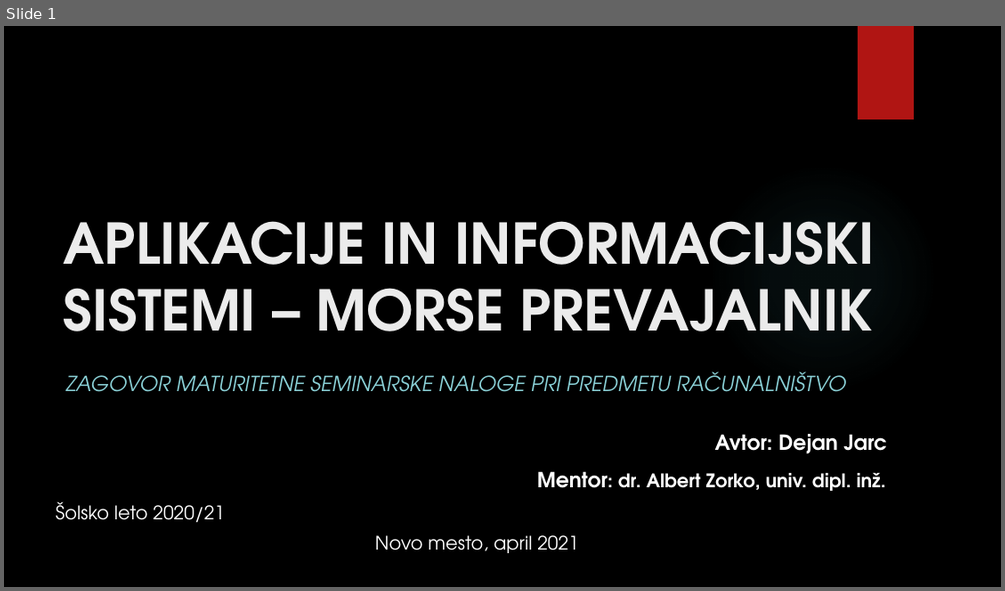
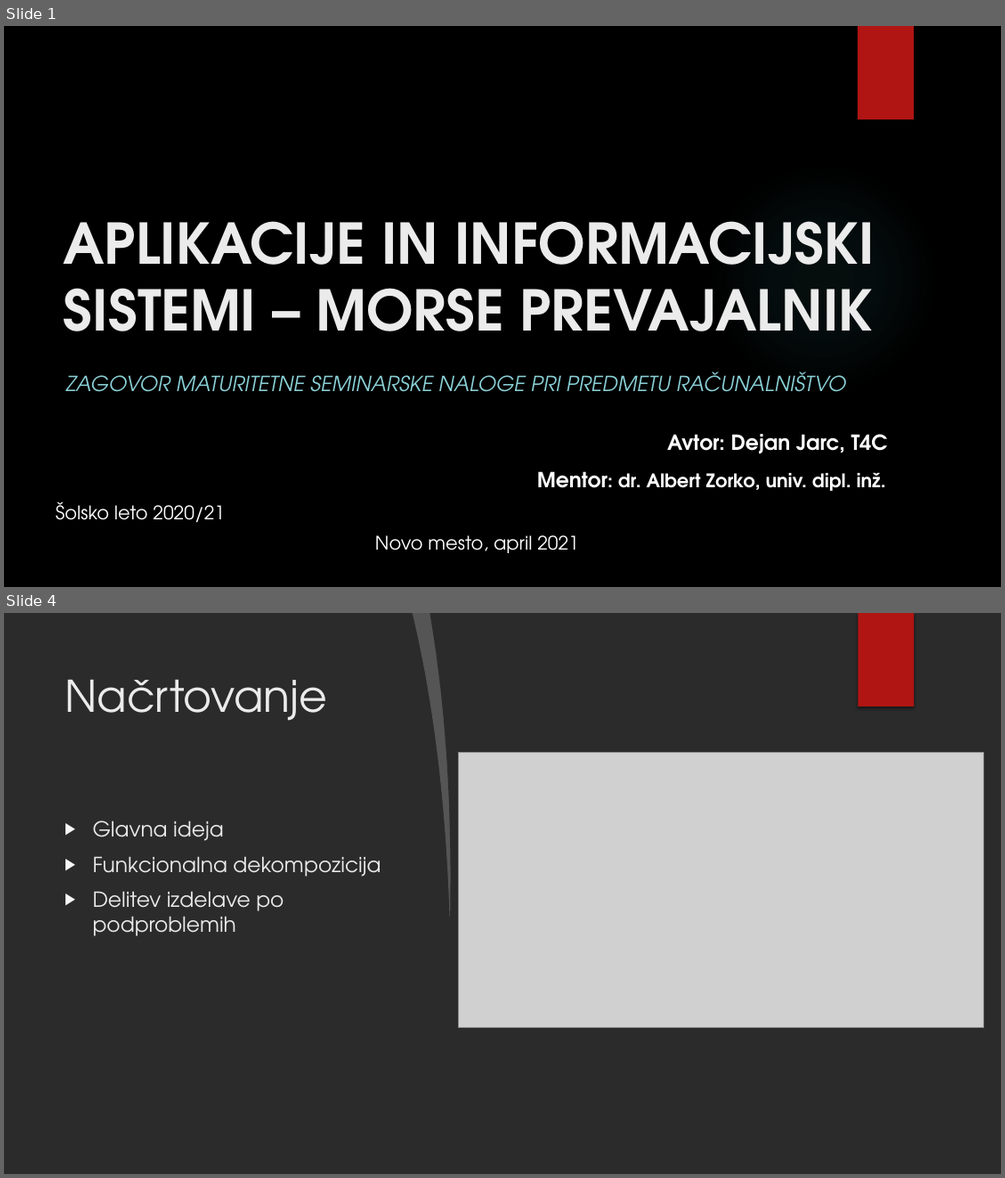
Before and after one commit to MrSlick01/MorsePrevajalnik, a slide deck: ZagovorSeminarske_JarcDejan.pptx. Shown one above the other, each under a label of ours: slide 1 before the commit, slides 1 and 4 after it; the slides between them are not shown. The pictures are 1005x591 and 1005x1178 pixels, drawn with LibreOffice and Linux fonts; fonts in the diff are those of the drawing; grey boxes stand for pictures; background and template pictures are left out; a plain dark background stands for a picture behind light text. Boxes give left, top, right and bottom in pixels: in the first picture for what was removed or moved away, otherwise in the second. Text is boxed around its words. In the diff, an @@ line names an element or a change of style, - is before the commit and + after.

```diff
--- a/ZagovorSeminarske_JarcDejan.pptx
+++ b/ZagovorSeminarske_JarcDejan.pptx
@@ slide 4 added at (x1=4, y1=613, x2=1001, y2=1174), background picture (left out); not listed: 1 template element that a slide beside it also shows @@
@@ freeform shape added at (x1=413, y1=613, x2=458, y2=916), fill #FFFFFF at 20% opacity @@
@@ freeform shape added at (x1=429, y1=613, x2=1001, y2=1174), fill #FFFFFF @@
@@ rectangle added at (x1=858, y1=613, x2=914, y2=706), fill #B01513 @@
@@ title added at (x1=65, y1=679, x2=327, y2=721), 42 pt, text #EBEBEB @@
+Načrtovanje
@@ picture added at (x1=458, y1=753, x2=983, y2=1027) @@
@@ ellipse added at (x1=708, y1=750, x2=938, y2=981), fill gradient #F3F3F3 @@
@@ text added at (x1=93, y1=820, x2=380, y2=936), 20 pt, text #EBEBEB @@
+▶ Glavna ideja
+▶ Funkcionalna dekompozicija
+▶ Delitev izdelave po podproblemih
@@ slide 1 changed as well @@
@@ text at (x1=667, y1=434, x2=888, y2=454): text changed @@
-Avtor: Dejan Jarc
+Avtor: Dejan Jarc, T4C
```
Also in this commit, not shown: 3 other slides added, 1 slide removed.
